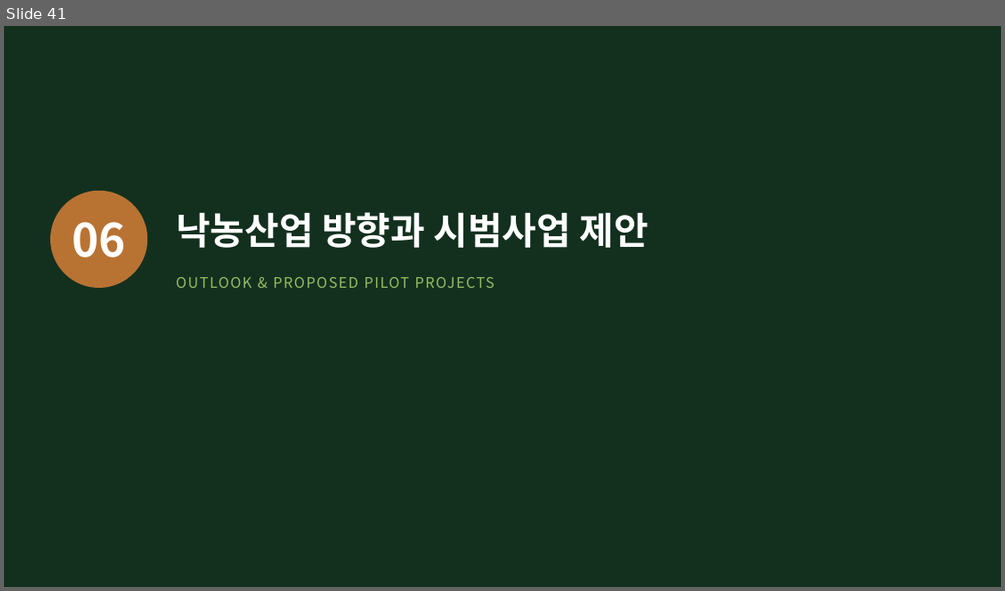
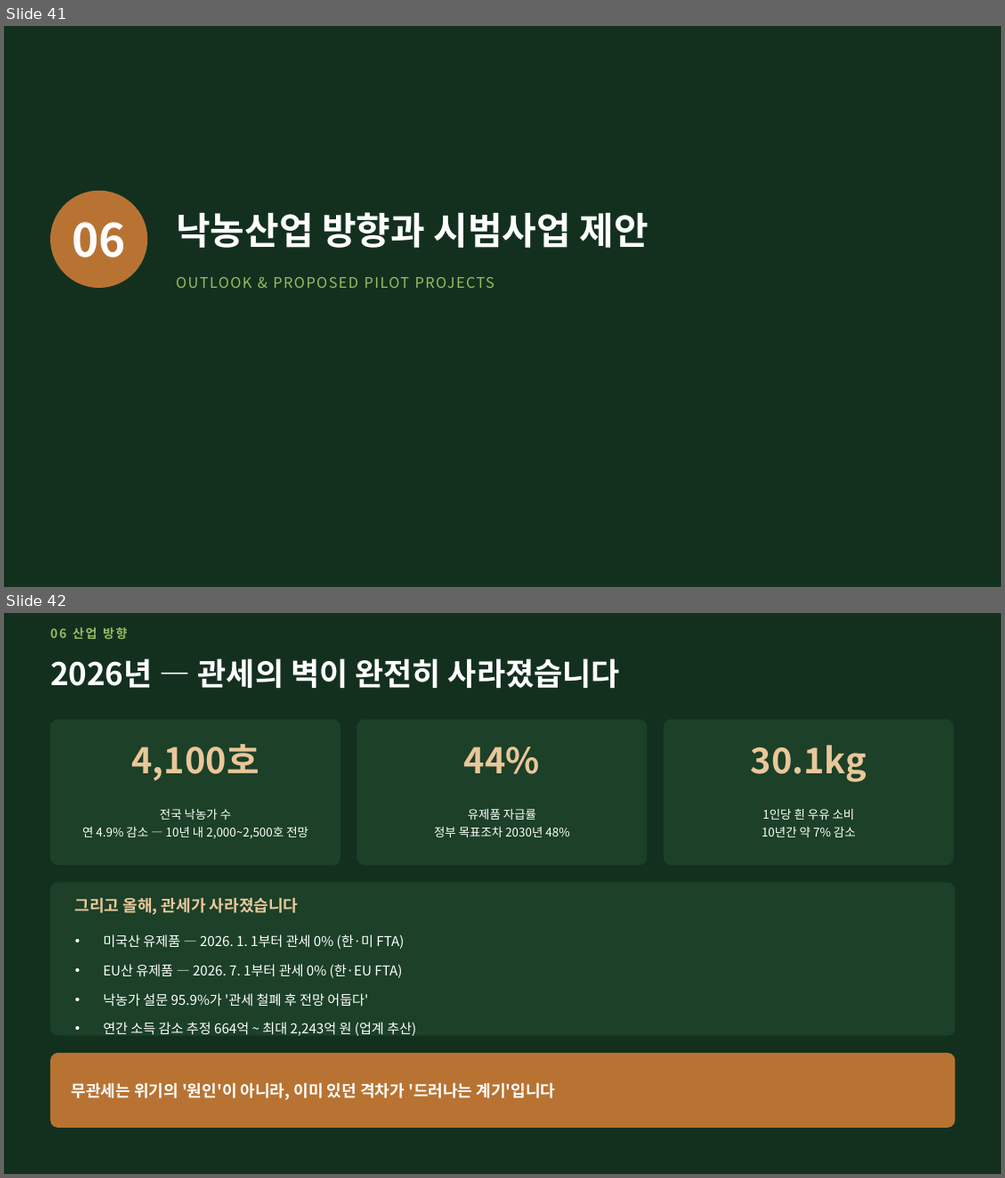
Before and after one commit to hhj3150/Dr-Ha--agent, a slide deck: deliverables/2026-08-10-nias-seminar/저지종_유가공목장_운영_현장사례.pptx. Shown one above the other, each under a label of ours: slide 41 before the commit, slides 41 and 42 after it. The pictures are 1005x591 and 1005x1178 pixels, drawn with LibreOffice and Linux fonts; fonts in the diff are those of the drawing. Boxes give left, top, right and bottom in pixels: in the first picture for what was removed or moved away, otherwise in the second. Text is boxed around its words. In the diff, an @@ line names an element or a change of style, - is before the commit and + after.

```diff
--- a/deliverables/2026-08-10-nias-seminar/저지종_유가공목장_운영_현장사례.pptx
+++ b/deliverables/2026-08-10-nias-seminar/저지종_유가공목장_운영_현장사례.pptx
@@ slide 42 added at [4, 613, 1001, 1174], background #13301F @@
@@ text added at [50, 627, 127, 639], 12 pt, text #97BC62, bold @@
+06 산업 방향
@@ text added at [50, 658, 620, 688], 30 pt, text #FFFFFF, bold @@
+2026년 — 관세의 벽이 완전히 사라졌습니다
@@ rounded rectangle added at [50, 719, 340, 865], fill #1C4028 @@
@@ rounded rectangle added at [357, 719, 647, 865], fill #1C4028 @@
@@ rounded rectangle added at [663, 719, 954, 865], fill #1C4028 @@
@@ text added at [132, 744, 259, 781], 34 pt, text #E9C79A, bold @@
+4,100호
@@ text added at [751, 745, 866, 782], 34 pt, text #E9C79A, bold @@
+30.1kg
@@ text added at [464, 747, 540, 774], 34 pt, text #E9C79A, bold @@
+44%
@@ text added at [82, 809, 308, 838], 11.5 pt, text #FFFFFF @@
+전국 낙농가 수
+연 4.9% 감소 — 10년 내 2,000~2,500호 전망
@@ text added at [434, 809, 569, 837], 11.5 pt, text #FFFFFF @@
+유제품 자급률
+정부 목표조차 2030년 48%
@@ text added at [761, 809, 856, 837], 11.5 pt, text #FFFFFF @@
+1인당 흰 우유 소비
+10년간 약 7% 감소
@@ rounded rectangle added at [50, 882, 955, 1036], fill #1C4028 @@
@@ text added at [75, 898, 299, 915], 15.5 pt, text #E9C79A, bold @@
+그리고 올해, 관세가 사라졌습니다
@@ text added at [103, 934, 416, 1036], 13 pt, text #FFFFFF @@
+• 미국산 유제품 — 2026. 1. 1부터 관세 0% (한·미 FTA)
+• EU산 유제품 — 2026. 7. 1부터 관세 0% (한·EU FTA)
+• 낙농가 설문 95.9%가 '관세 철폐 후 전망 어둡다'
+• 연간 소득 감소 추정 664억 ~ 최대 2,243억 원 (업계 추산)
@@ rounded rectangle added at [50, 1053, 955, 1127], fill #B87333 @@
@@ text added at [72, 1083, 556, 1100], 15.5 pt, text #FFFFFF, bold @@
+무관세는 위기의 '원인'이 아니라, 이미 있던 격차가 '드러나는 계기'입니다
```
Also in this commit, not shown: 4 slides changed, 3 other slides added, 2 slides removed, 5 other files.
